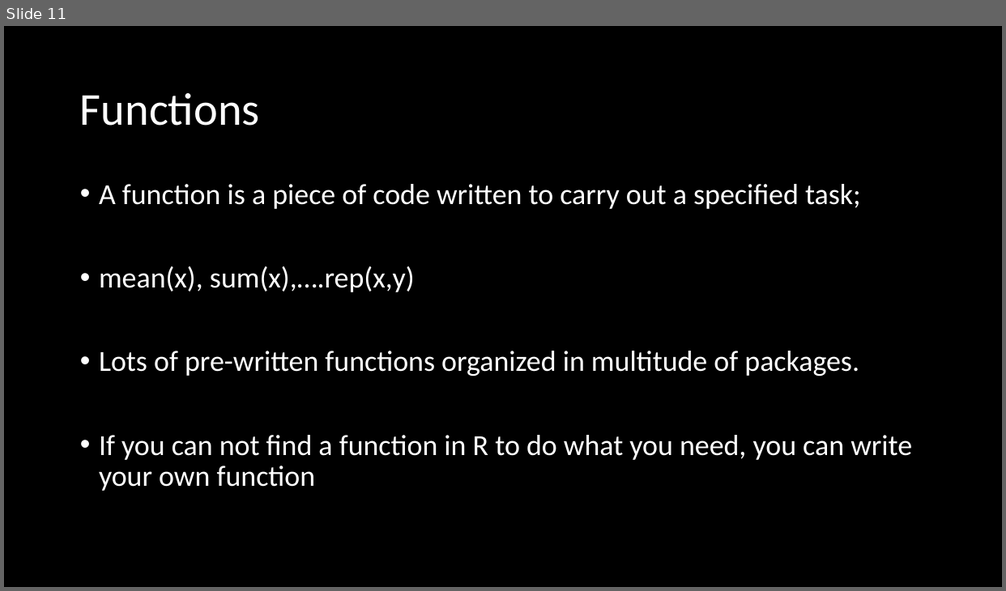
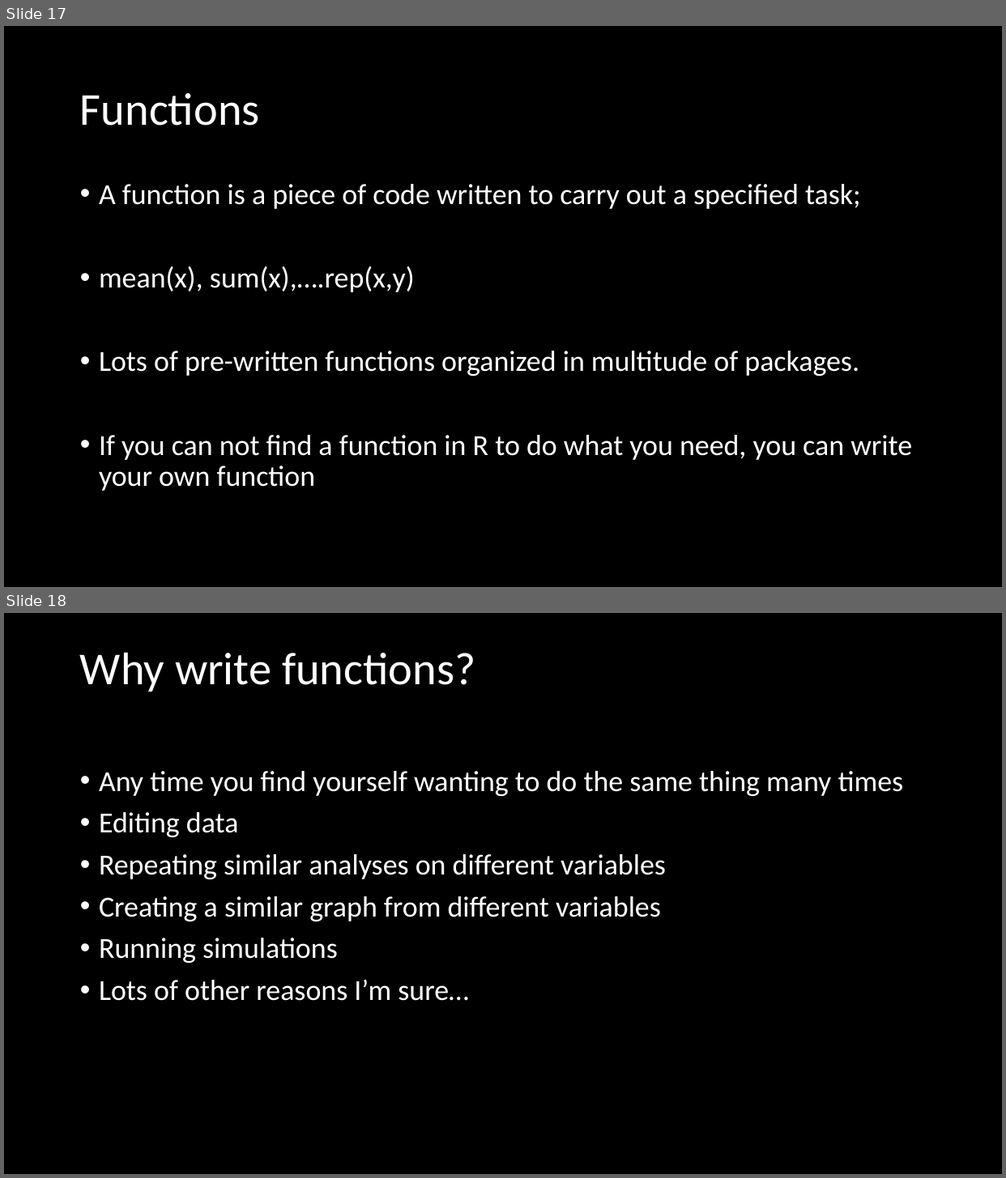
Before and after one commit to brooklabteam/E2M2, a slide deck: E2M2-2020/Lectures-ppt/R_Bootcamp_forLoopsFunctionsIfElse.pptx. Shown one above the other, each under a label of ours: slide 11 before the commit, slides 17 and 18 after it. The pictures are 1006x591 and 1006x1178 pixels, drawn with LibreOffice and Linux fonts; fonts in the diff are those of the drawing. Boxes give left, top, right and bottom in pixels: in the first picture for what was removed or moved away, otherwise in the second. Text is boxed around its words. In the diff, an @@ line names an element or a change of style, - is before the commit and + after.

```diff
--- a/E2M2-2020/Lectures-ppt/R_Bootcamp_forLoopsFunctionsIfElse.pptx
+++ b/E2M2-2020/Lectures-ppt/R_Bootcamp_forLoopsFunctionsIfElse.pptx
@@ slide 18 added at [4,613,1002,1174], background #000000 @@
@@ title added at [80,652,475,692], 44 pt, text #FFFFFF @@
+Why write functions?
@@ text added at [99,771,904,1001], 28 pt, text #FFFFFF @@
+• Any time you find yourself wanting to do the same thing many times
+• Editing data
+• Repeating similar analyses on different variables
+• Creating a similar graph from different variables
+• Running simulations
+• Lots of other reasons I’m sure…
@@ what was slide 11 is now slide 17 @@
```
Also in this commit, not shown: 3 slides changed, 19 other slides added, 2 slides removed, 13 other files.
